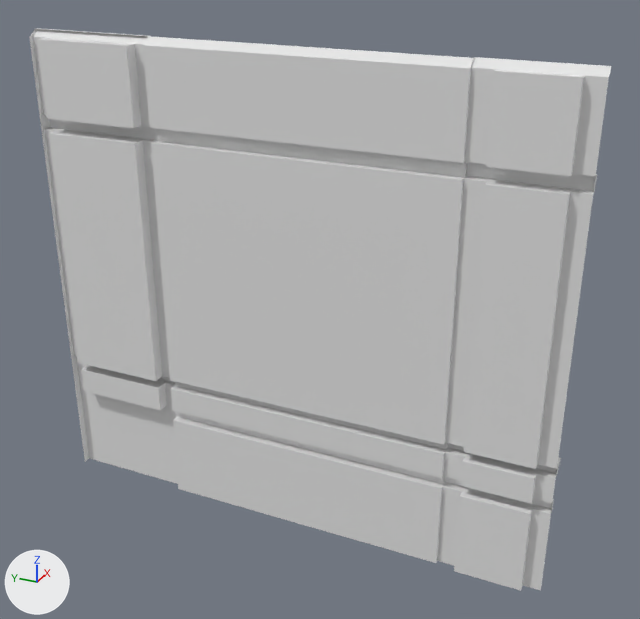
The Blender file art stuff/3d models for proj.blend: old version first, new version second.
One viewpoint serves both versions: a 50 mm camera at (-108.9, -52.8, 56.2) aimed at (2.2, -2.8, 0.7). Arrows for +X, +Y and +Z are at lower left; the lights stay in place. The same objects are shown in both versions, whatever each file hides.

Script lines for the objects in view, before the commit:
```python
me_cube_082 = bpy.data.meshes.new('Cube.082')
me_cube_082.from_pydata(...)  # 213 vertices, 193 faces; spans x -0.13..0.16, y -2.41..2.6, z -2.25..2.34
ob_uap = bpy.data.objects.new('UAP', me_cube_082)
ob_uap.location = (0.0, 0.0, 0.0)
ob_uap.scale = (16.7, 16.7, 16.7)
```
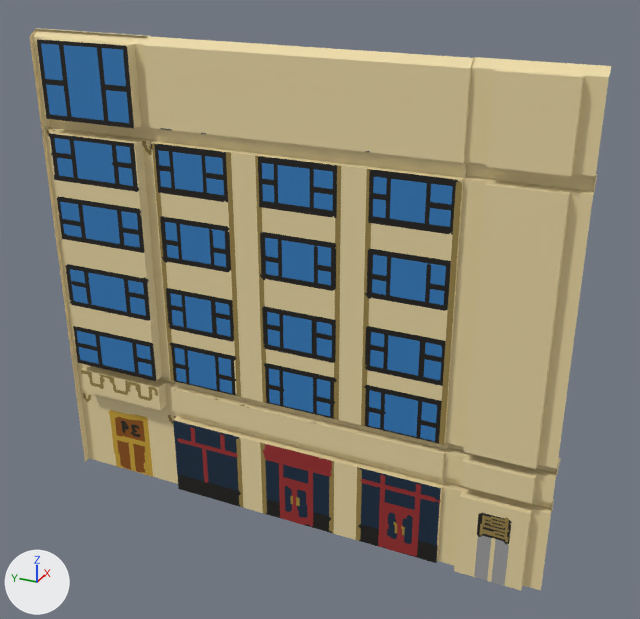
Pixel boxes (x1, y1, x2, y2) of what changed, in the pictures (640 x 619 px):
'UAP', recoloured (grey to beige)
    both: (29, 28, 612, 591)

The edits, one by one:
Picture 'UAP texture.png' (img_uap_texture_png) is new.
Material 'Material.009' (mat_material_009) is new.
Its texture is img_uap_texture_png.
me_cube_082 has 213 vertices, 193 faces and spans x -0.13..0.16, y -2.41..2.6, z -2.25..2.34.
me_cube_082 now uses material mat_material_009 (picture img_uap_texture_png).
